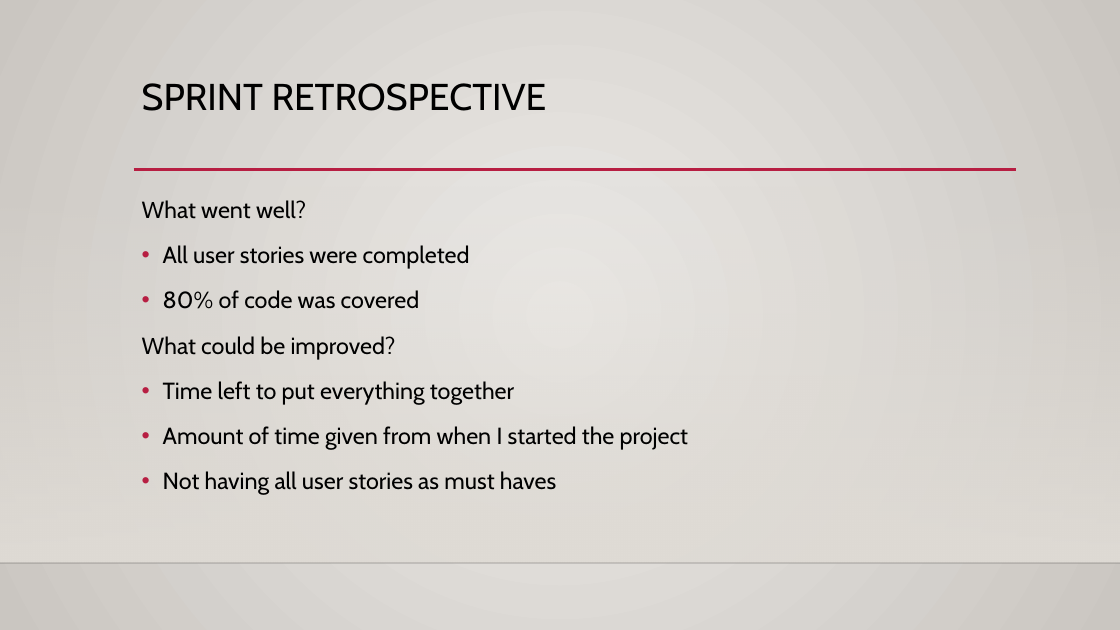
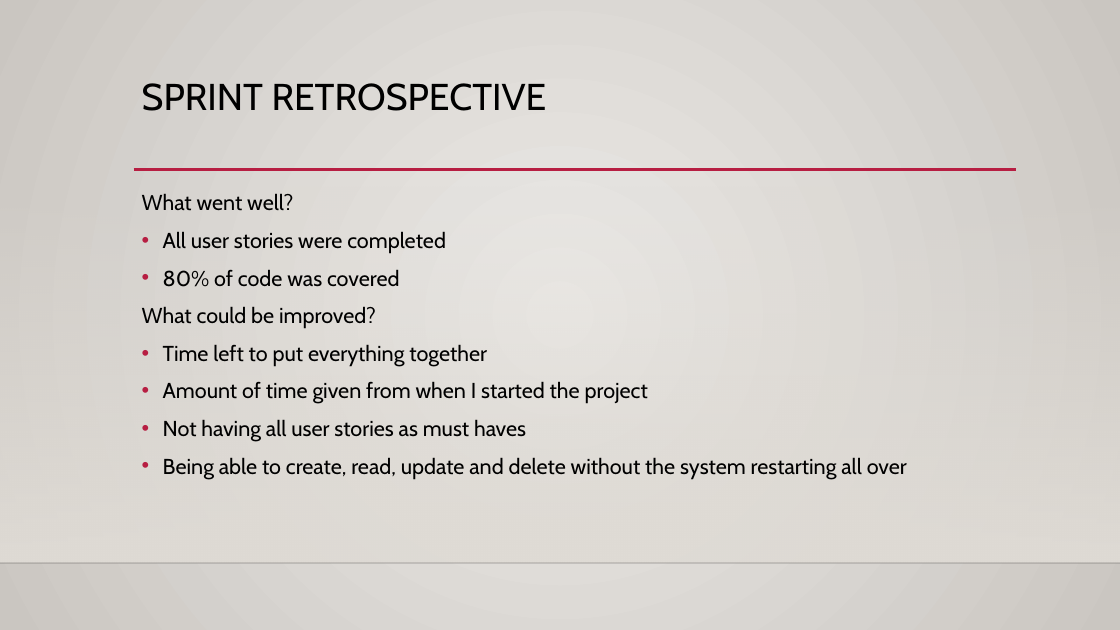
Before and after one commit to AUraihQA/ims-demo, a slide deck: slide 9 of Documentation/IMS Presentation.pptx. Drawn at 1120x630 pixels with LibreOffice and Linux fonts; fonts in the diff are those of the drawing; background and template pictures are left out. Boxes give left, top, right and bottom in pixels: in the first picture for what was removed or moved away, otherwise in the second. Text is boxed around its words. In the diff, an @@ line names an element or a change of style, - is before the commit and + after.

```diff
--- a/Documentation/IMS Presentation.pptx
+++ b/Documentation/IMS Presentation.pptx
@@ text at bbox=[142, 193, 648, 442]: size 20 to 18.5 pt in "What went well?", "All user stories were completed", "80% of code was covered", "What could be improved?" and 3 more places; line spacing 1.2 to 1 @@
@@ text at bbox=[163, 457, 907, 479]: paragraph added @@
+• Being able to create, read, update and delete without the system restarting all over
```
Also in this commit, not shown: 1 other slide changed, 1 other file.
